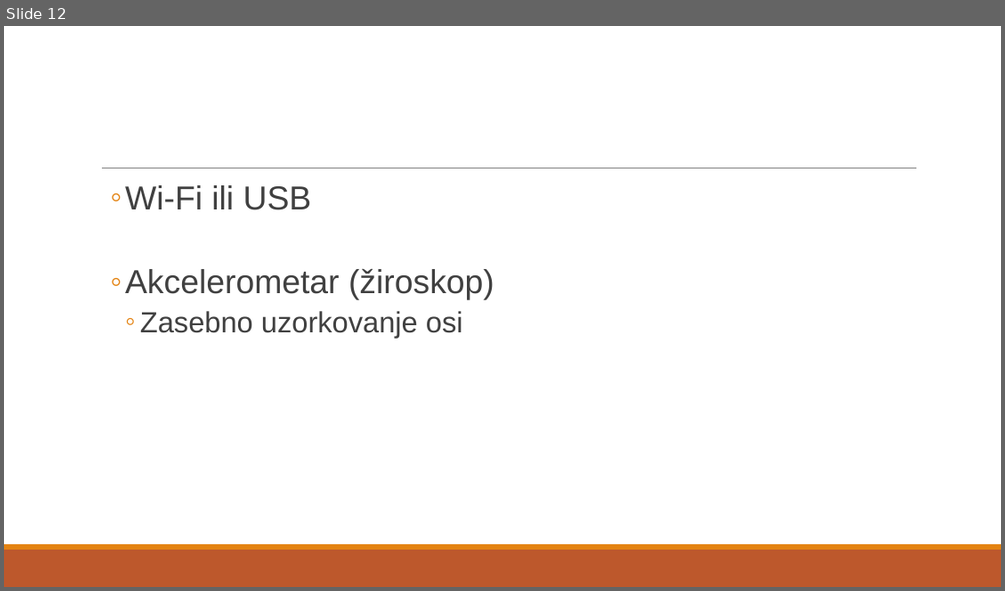
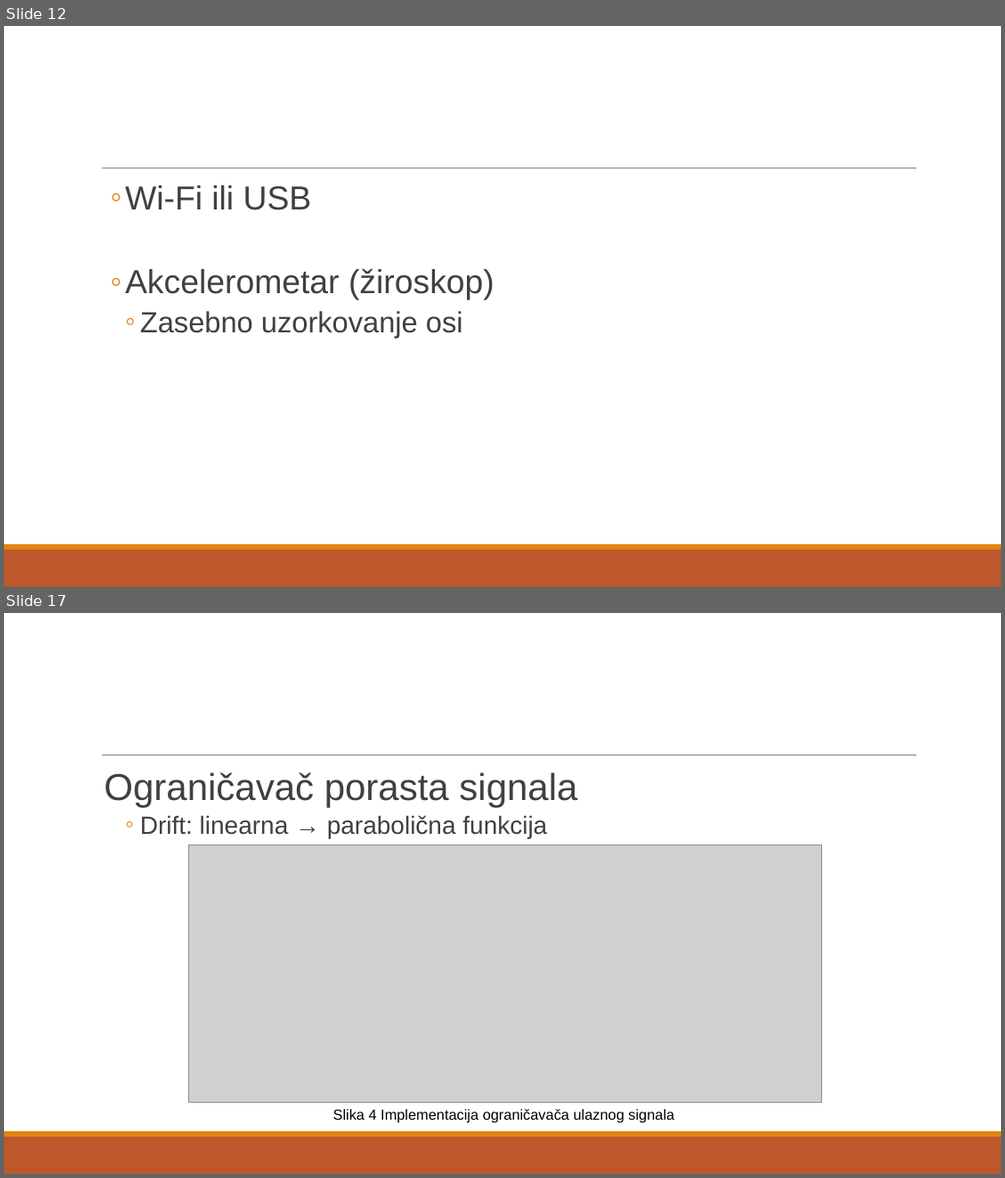
Before and after one commit to PiErr0r/DC_control, a slide deck: Upravljanje koračnim motorom korištenjem myRio upravljačke platforme.pptx. Shown one above the other, each under a label of ours: slide 12 before the commit, slides 12 and 17 after it; the slides between them are not shown. The pictures are 1005x591 and 1005x1178 pixels, drawn with LibreOffice and Linux fonts; fonts in the diff are those of the drawing; grey boxes stand for pictures. Boxes give left, top, right and bottom in pixels: in the first picture for what was removed or moved away, otherwise in the second. Text is boxed around its words. In the diff, an @@ line names an element or a change of style, - is before the commit and + after.

```diff
--- a/Upravljanje koračnim motorom korištenjem myRio upravljačke platforme.pptx
+++ b/Upravljanje koračnim motorom korištenjem myRio upravljačke platforme.pptx
@@ slide 17 added at [4, 613, 1001, 1174], background #FFFFFF; not listed: 3 template elements that a slide beside it also shows @@
@@ text added at [104, 772, 577, 838], 24 pt, text #404040 @@
+  Ograničavač porasta signala
+    ◦ Drift: linearna → parabolična funkcija
@@ picture added at [189, 844, 821, 1102] @@
@@ text added at [333, 1109, 674, 1123], 14 pt, text #000000 @@
+Slika 4 Implementacija ograničavača ulaznog signala
```
Also in this commit, not shown: 6 slides changed, 6 other slides added.
